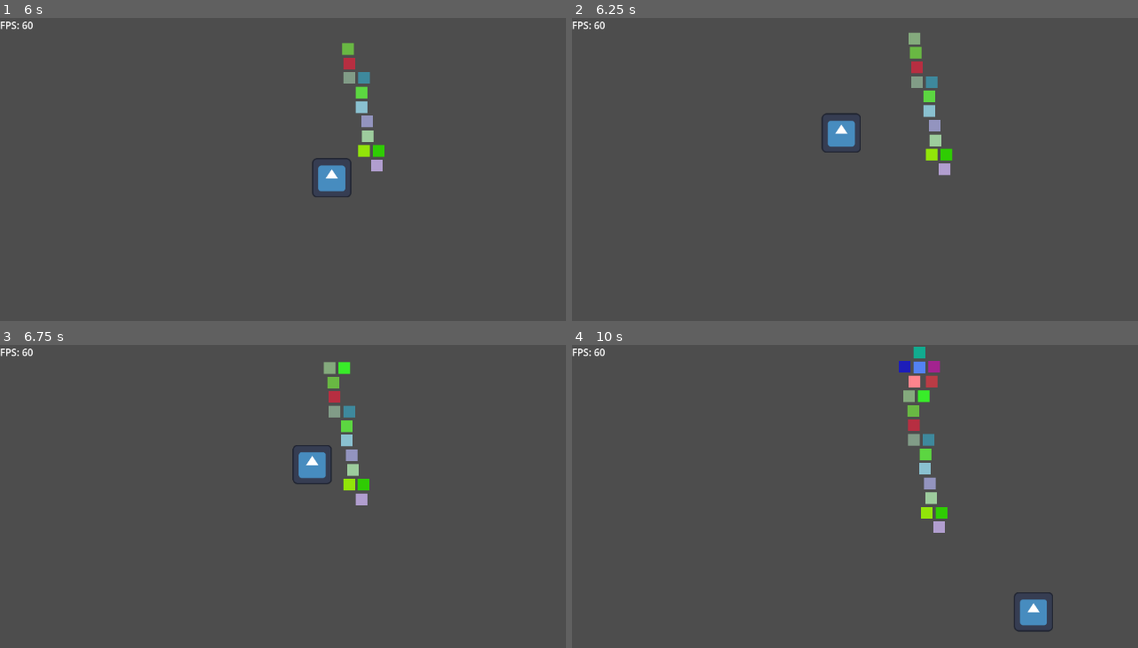
Above: before the commit, frames 1-4 (two rows, left to right).
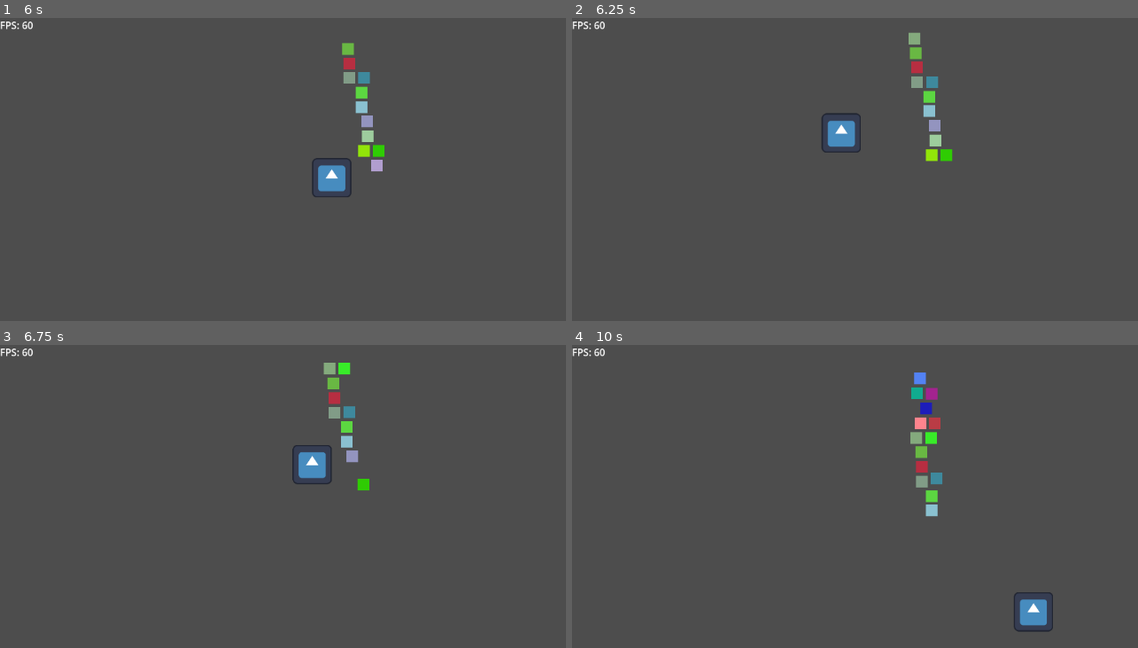
Above: after the commit, the same moments.

Repository: Joelnicolass/physics_server_performance
Game: Godot game, scene res://map.tscn
The game is run twice, just before and just after one commit, with the same random seed, the same clock (stepped at 60 frames per second) and the same inputs. The engine's default icon, where the game draws it, is replaced by a stand-in: a white triangle on a blue panel in a dark square.
Inputs (mouse positions are in pixels of both pictures, inside the frame that each line leads up to):
- Up to frame 1 (6 s): move the mouse to (509, 196) at 0.52 s; move the mouse to (215, 236) at 1.27 s; move the mouse to (424, 130) at 2.02 s; move the mouse to (316, 296) at 2.77 s; move the mouse to (outside the picture) at 3.52 s; move the mouse to (141, 157) at 4.27 s; move the mouse to (390, 217) at 5.02 s; move the mouse to (249, 117) at 5.77 s
- Up to frame 2 (6.25 s): no input
- Up to frame 3 (6.75 s): move the mouse to (509, 523) at 6.52 s
- Up to frame 4 (10 s): move the mouse to (787, 563) at 7.27 s; move the mouse to (996, 457) at 8.02 s; move the mouse to (888, 623) at 8.77 s; move the mouse to (outside the picture) at 9.52 s

Frame 1 is identical in both runs. In frame 2, 0.1% of the frame differs, in the area x 59-68%, y 9-53%; in frame 3, 0.4%; in frame 4, 2.2%, in the area x 57-67%, y 0-62%.

Commit message:
feat: añadir sistema de armas y balas

Diff:
--- /dev/null
+++ b/bullet.gd
@@ -0,0 +1,26 @@
+extends Area2D
+
+const SPEED: float = 800.0
+var dir: Vector2 = Vector2.RIGHT
+var timer: Timer
+
+func _ready():
+    timer = Timer.new()
+    timer.wait_time = 0.5
+    timer.connect("timeout", _on_timer_timeout)
+    add_child(timer)
+    timer.start()
+
+
+func _physics_process(delta):
+    position += dir * SPEED * delta
+
+
+func _on_body_entered(body: Node2D) -> void:
+    if body.has_method("die"):
+        body.call("die")
+    queue_free()
+
+
+func _on_timer_timeout():
+    queue_free()
--- /dev/null
+++ b/bullet.tscn
@@ -0,0 +1,14 @@
+[gd_scene load_steps=3 format=3 uid="uid://bdbr5bcygiby6"]
+
+[ext_resource type="Script" uid="uid://doyy57htlalb3" path="res://bullet.gd" id="1_v7oki"]
+
+[sub_resource type="CircleShape2D" id="CircleShape2D_v8qja"]
+radius = 16.0
+
+[node name="Bullet" type="Area2D"]
+script = ExtResource("1_v7oki")
+
+[node name="CollisionShape2D" type="CollisionShape2D" parent="."]
+shape = SubResource("CircleShape2D_v8qja")
+
+[connection signal="body_entered" from="." to="." method="_on_body_entered"]
--- a/entity.gd
+++ b/entity.gd
@@ -32,9 +32,20 @@
 
     # Set the body mode to Rigid
     ps.body_set_mode(object, PhysicsServer2D.BODY_MODE_RIGID_LINEAR)
+    # Set gravity scale to 0
     ps.body_set_param(object, PhysicsServer2D.BODY_PARAM_GRAVITY_SCALE, 0.0)
 
+    # Set collision mask and layer
+    ps.body_set_collision_layer(object, 1)
+    ps.body_set_collision_mask(object, 1)
+
+    # Set the body to be able to collide with other bodies
     target = get_tree().current_scene.get_node("Player")
+
+    # Set the body to be able to collide with other bodies
+    await get_tree().process_frame
+    PhysicsServer2D.body_attach_object_instance_id(object, get_instance_id())
+
 
     await get_tree().create_timer(0.2).timeout
     color_rect.color = Color(randf(), randf(), randf())
@@ -54,3 +65,11 @@
     # Update the position of the body
     var trans: Transform2D = PhysicsServer2D.body_get_state(object, PhysicsServer2D.BODY_STATE_TRANSFORM)
     global_transform = trans
+
+
+func die():
+    can_move = false
+    call_deferred("queue_free")
+
+func _exit_tree() -> void:
+    PhysicsServer2D.free_rid(object)
--- a/player.tscn
+++ b/player.tscn
@@ -1,7 +1,8 @@
-[gd_scene load_steps=3 format=3 uid="uid://bh6k3vuycu1i2"]
+[gd_scene load_steps=4 format=3 uid="uid://bh6k3vuycu1i2"]
 
 [ext_resource type="Script" uid="uid://8wan6q4cy6a7" path="res://player.gd" id="1_onrkg"]
 [ext_resource type="Texture2D" uid="uid://dxl83tlnmo12t" path="res://icon.svg" id="2_i3pqv"]
+[ext_resource type="PackedScene" uid="uid://v7024tp8kklm" path="res://weapon.tscn" id="3_i3pqv"]
 
 [node name="Player" type="Node2D"]
 script = ExtResource("1_onrkg")
@@ -9,3 +10,6 @@
 [node name="Icon" type="Sprite2D" parent="."]
 scale = Vector2(0.5, 0.5)
 texture = ExtResource("2_i3pqv")
+
+[node name="Weapon" parent="." instance=ExtResource("3_i3pqv")]
+position = Vector2(0, -4)
--- /dev/null
+++ b/weapon.gd
@@ -0,0 +1,32 @@
+extends Area2D
+
+var timer: Timer
+
+
+func _ready():
+    timer = Timer.new()
+    timer.wait_time = 0.5
+    timer.connect("timeout", _on_timer_timeout)
+    add_child(timer)
+    timer.start()
+
+
+func fire(dir: Vector2):
+    var bullet = preload("res://bullet.tscn").instantiate()
+    bullet.global_position = global_position
+    bullet.dir = dir
+    get_tree().current_scene.add_child(bullet)
+
+
+func _on_timer_timeout():
+    var dir: Vector2 = Vector2.RIGHT
+    var near_bodies: Array[Node2D] = get_overlapping_bodies()
+    if not near_bodies.is_empty():
+        var target = near_bodies.front()
+
+        # Check if the target is a valid body
+        if target.has_method("die"):
+            # Set direction to the target
+            dir = global_position.direction_to(target.global_position).normalized()
+
+    fire(dir)
--- /dev/null
+++ b/weapon.tscn
@@ -0,0 +1,12 @@
+[gd_scene load_steps=3 format=3 uid="uid://v7024tp8kklm"]
+
+[ext_resource type="Script" uid="uid://eqrebt4vanxg" path="res://weapon.gd" id="1_swcir"]
+
+[sub_resource type="CircleShape2D" id="CircleShape2D_div1a"]
+radius = 182.135
+
+[node name="Weapon" type="Area2D"]
+script = ExtResource("1_swcir")
+
+[node name="CollisionShape2D" type="CollisionShape2D" parent="."]
+shape = SubResource("CircleShape2D_div1a")
Not shown, added: bullet.gd.uid
Not shown, added: weapon.gd.uid
